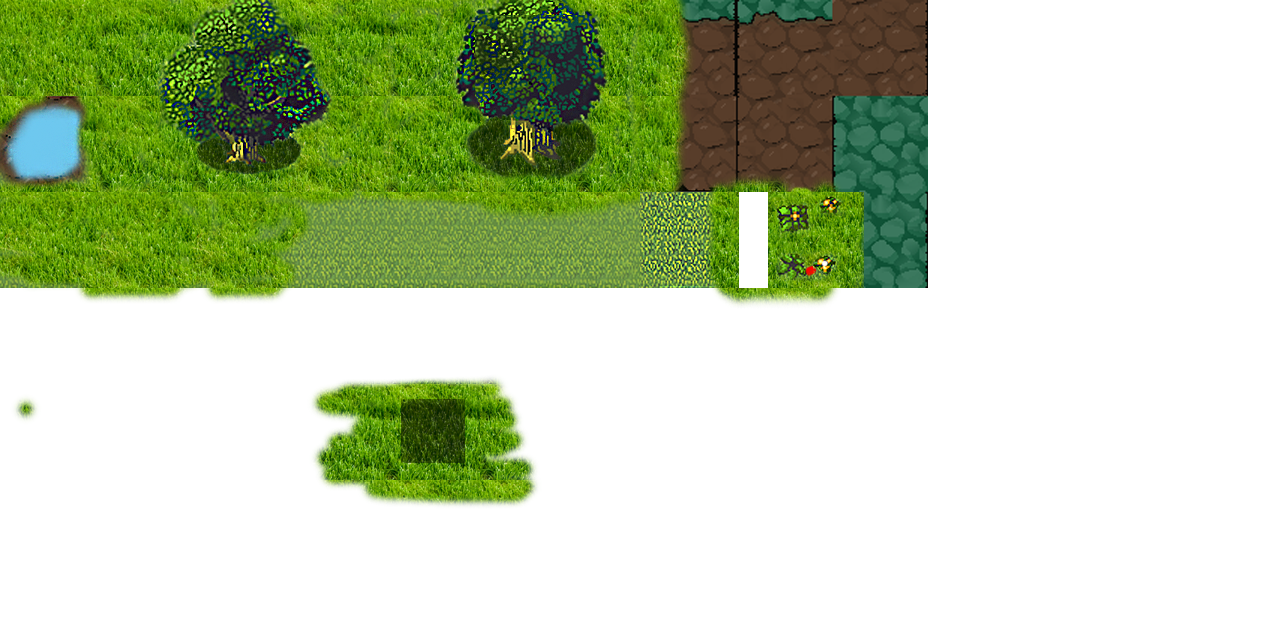
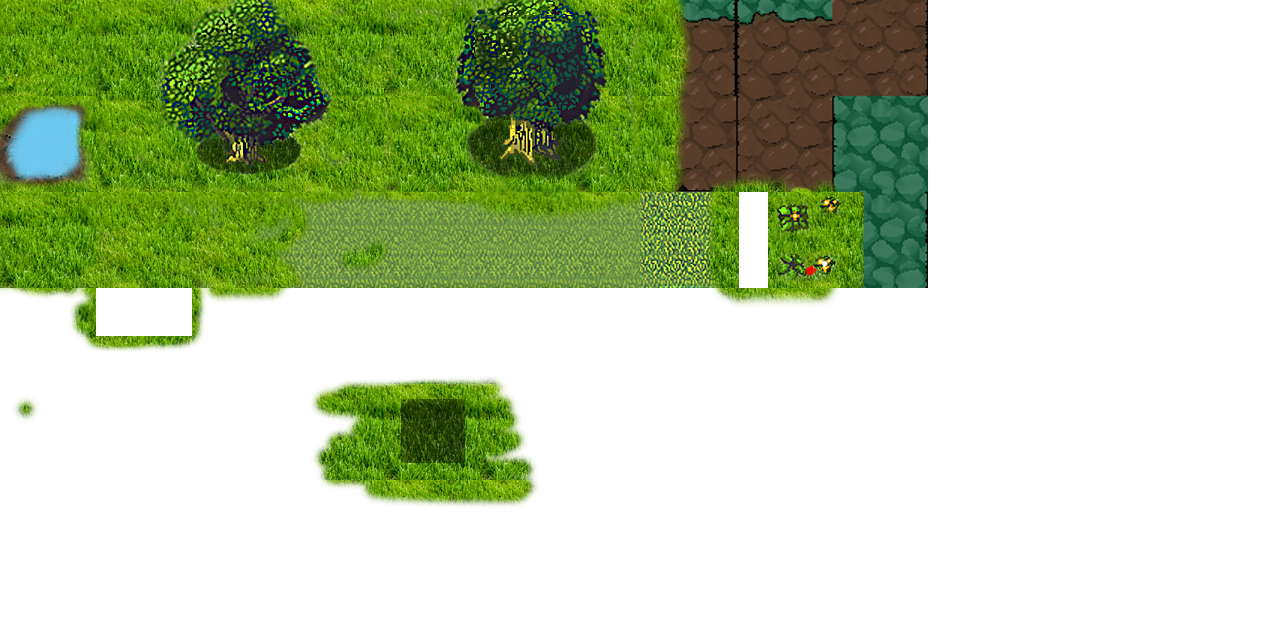
Before/after of a (1280, 640) layered artwork. What changed in the layer stack:
removed layer "Слой 4" over left=0, top=0, right=595, bottom=352
added layer "Слой 2" above "Слой 0" over left=84, top=87, right=161, bottom=108
added layer "Слой 0" over left=0, top=0, right=595, bottom=352
